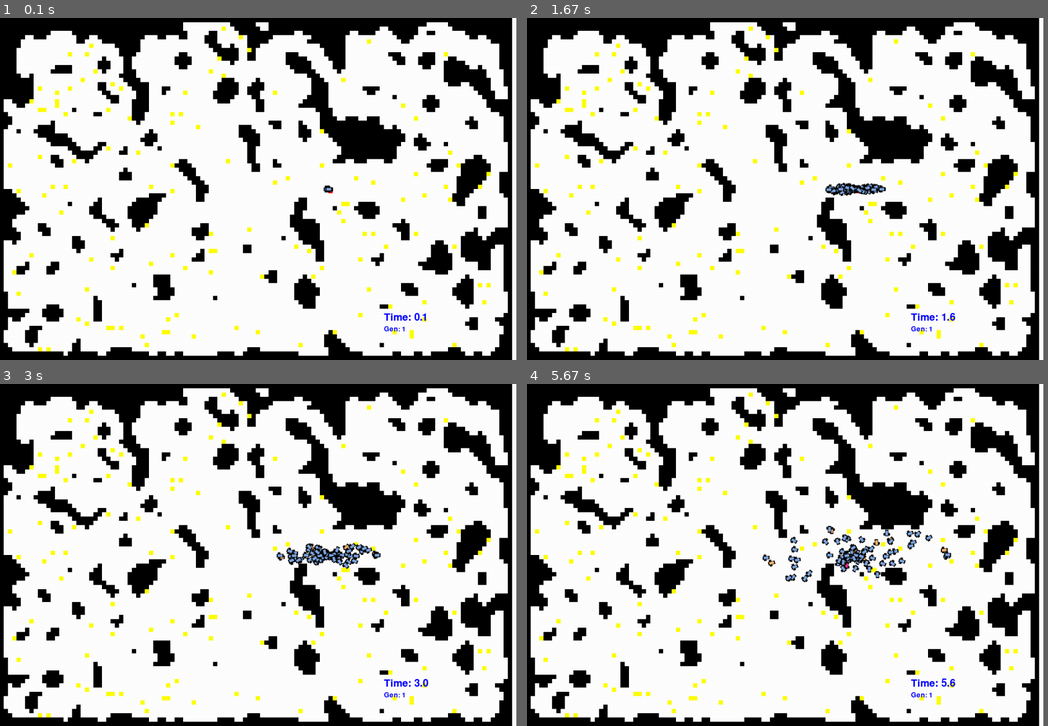
Above: before the commit, frames 1-4 (two rows, left to right).
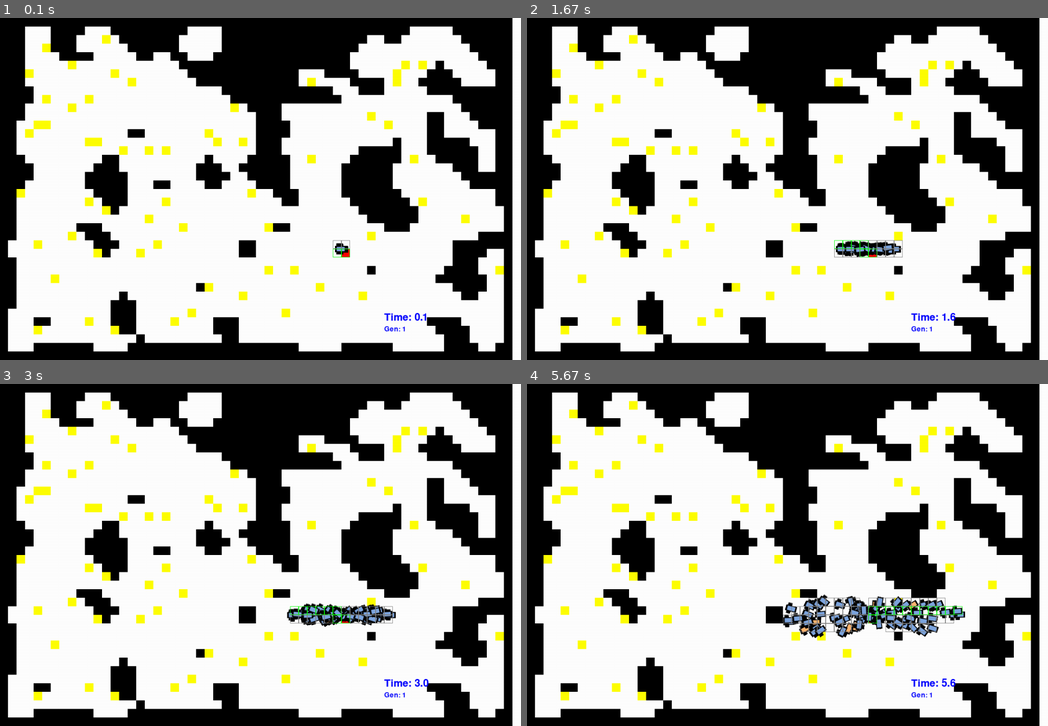
Above: after the commit, the same moments.

Repository: AnishJadoe/bioinspired
Game: pygame game, started from bioinspired/main.py
The game is run twice, just before and just after one commit, with the same random seed, the same clock (stepped at 60 frames per second) and the same inputs.
Inputs:
- Up to frame 1 (0.1 s): no input
- Up to frame 2 (1.67 s): no input
- Up to frame 3 (3 s): no input
- Up to frame 4 (5.67 s): no input
In our replay, the window is 892x590 before the commit and 900x590 after it. These sizes can differ from the game's own. Grey fills any space a smaller window leaves; there, only what the larger window draws over its background counts as a difference.

The runs differ from the first frame. In frame 1, 35% of the frame differs, in the area x 0-99%, y 0-100%; in frame 2, 35%; in frame 3, 36%; in frame 4, 38%.

Commit message:
robots can now collect tokens

Diff:
--- a/bioinspired/main.py
+++ b/bioinspired/main.py
@@ -10,12 +10,12 @@
 from src.utility.constants import *
 # seeds = [30,42,50,70,80,100]
 seeds = [30,42,50]
-epochs = 30
+epochs = 75
 time = 30 * 1000 # milliseconds
 n_robots = 80
 ls_cross_rate = [1]
 ls_mut_rate = [0.8,0.9,0.85]
-world = "bioinspired/src/world_map/maps/random_map_1.txt"
+world = "bioinspired/src/world_map/maps/random_map_small.txt"
 wm = WorldMap(skeleton_file=world)
 for seed in seeds:
     np.random.seed(seed)
--- a/bioinspired/manual_mode.py
+++ b/bioinspired/manual_mode.py
@@ -1,5 +1,5 @@
 from src.world_map.draw_functions import *
-from src.robots.robots import BaseManualRobot, DebugBot
+from src.robots.robots import BaseManualRobot, DebugBot, ForagingManualRobot
 from src.world_map.world_map import WorldMap
 from src.utility.run_simulation import manual_mode
 
@@ -13,7 +13,7 @@
 
 
 map = r"bioinspired/src/world_map/maps/follow_token_map.txt"
-wm = WorldMap(skeleton_file=map, map_width=60, map_height=40, tile_size=15)
+wm = WorldMap(skeleton_file=map)
 
 
-manual_mode(wm, DebugBot, draw_func)
+manual_mode(wm, ForagingManualRobot, draw_func)
--- a/bioinspired/map_gen.py
+++ b/bioinspired/map_gen.py
@@ -8,4 +8,4 @@
 
 map_gen = MapGenerator(width=width, height=height, start_pos=start_pos, num_tokens=num_tokens)
 map_gen.generate_map()
-map_gen.save_map_to_file("bioinspired/src/world_map/maps/random_map_1.txt")
+map_gen.save_map_to_file("bioinspired/src/world_map/maps/random_map_small.txt")
--- a/bioinspired/src/controllers/controllers.py
+++ b/bioinspired/src/controllers/controllers.py
@@ -35,15 +35,16 @@
 
         if event.type in {pygame.KEYDOWN}:
             if event.key == pygame.locals.K_a:
-                vl = min(MAX_SPEED, vl+0.005 * M2P)
+                vl = min(MAX_SPEED, vl+25)
             elif event.key == pygame.locals.K_s:
-                vl = max(MIN_SPEED, vl-0.005 * M2P)
+                vl = max(MIN_SPEED, vl-25)
             elif event.key == pygame.locals.K_k:
-                vr = min(MAX_SPEED, vr + 0.005 * M2P)
+                vr = min(MAX_SPEED, vr + 25)
             elif event.key == pygame.locals.K_j:
-                vr = max(MIN_SPEED, vr - 0.005 * M2P)
+                vr = max(MIN_SPEED, vr - 25)
 
         return (vl,vr)
+
 
 class NeuroController(BaseController):
     def __init__(self,chromosome,n_inputs=N_INPUTS,n_outputs=N_OUTPUTS, n_hidden=N_HIDDEN):
--- a/bioinspired/src/robots/robots.py
+++ b/bioinspired/src/robots/robots.py
@@ -7,7 +7,7 @@
 from ..utility.constants import *
 from ..controllers.controllers import ManualController, NeuroController
 
-ROBOT_WIDTH = 15
+ROBOT_WIDTH = 25
 MAX_SPEED = 128
 
 token_map_cache = {}
@@ -175,16 +175,16 @@
             next_target = self.end_target
         return next_target
 
-    def find_nearby_items(robot, item_map, world_grid):
+    def find_nearby_items(robot, item_map, world_grid, min_range=3,max_range=4):
         nearby_items = []
         cell_x = int(robot.x // CELL_SIZE)
         cell_y = int(robot.y // CELL_SIZE)
         if (cell_x,cell_y) in nearby_items_cache:
             return nearby_items_cache[(cell_x,cell_y)]
-        min_range_x = max(0, cell_x - 3)
-        max_range_x = min(MAP_DIMS[0], cell_x + 4)
-        min_range_y = max(0, cell_y - 3)
-        max_range_y = min(MAP_DIMS[1], cell_y + 4)
+        min_range_x = max(0, cell_x - min_range)
+        max_range_x = min(MAP_DIMS[0], cell_x + max_range)
+        min_range_y = max(0, cell_y - min_range)
+        max_range_y = min(MAP_DIMS[1], cell_y + max_range)
 
         for i in range(min_range_x, max_range_x):
             for j in range(min_range_y, max_range_y):
@@ -232,6 +232,71 @@
         wall_collided = self._get_collision(nearby_obstacles)
         self._update_state(dt, wall_collided, event)
 
+class ForagingManualRobot(BaseManualRobot):
+    def __init__(self, startpos,targets,end_target,robot_id=1, special=False):
+        super().__init__(startpos,targets,end_target,robot_id, special)
+        self.controller = ManualController()
+        self.carrying = False
+        self.carried_target_id = None
+        self.startpos = startpos
+        self.targets_returned = 0
+
+
+    def _move_token(self):
+        self.current_target.x = self.x
+        self.current_target.y = self.y
+
+    def _check_task(self):
+        '''
+        Function to check if we have collided with a token, when this happens the
+        robot obtains a token
+        '''
+        target_reached = self.hitbox.collidelist(self.targets)
+        if target_reached == -1:
+            return
+
+        if self.current_target == self.targets[target_reached] and not self.carrying:
+            self.carrying = True
+            self.carried_target_id = target_reached
+
+        if self.carrying:
+            start_pos_cell_x = self.startpos[0] // CELL_SIZE
+            start_pos_cell_y = self.startpos[1] // CELL_SIZE
+            # Better carrying logic needed
+            self._move_token()
+            min_range_x = -1
+            max_range_x = 2
+            min_range_y = -1
+            max_range_y = 2
+            base_range = []
+            for i in range(min_range_x,max_range_x):
+                for j in range(min_range_y,max_range_y):
+                    base_range.append((start_pos_cell_x + i, start_pos_cell_y + j))
+
+            back_at_base = (self.x // CELL_SIZE,self.y // CELL_SIZE) in  base_range
+            # print(f"({self.x // CELL_SIZE},{self.y // CELL_SIZE}) == ({self.startpos[0] // CELL_SIZE},{self.startpos[1] // CELL_SIZE})")
+            if back_at_base:
+                print("Got Target at location")
+                self.targets.pop(self.carried_target_id)
+                self.carrying = False
+                self.targets_returned += 1
+                self.current_target = self._get_new_task()
+        # self.current_target = self._get_new_task()
+        return
+
+    def _get_new_task(self):
+        if not self.mission_complete:
+            closest_cell_index = find_closest_cell((self.x // CELL_SIZE, self.y // CELL_SIZE), self.targets)
+            next_target = self.targets[closest_cell_index]
+        else:
+            next_target = self.end_target
+        return next_target
+
+    def handler(self, dt, nearby_obstacles,event=None):
+        self._handle_map_boundaries()
+        wall_collided = self._get_collision(nearby_obstacles)
+        self._check_task()
+        self._update_state(dt, wall_collided, event)
 
 class BaseAutoBot(BaseRobot):
     def __init__(self, startpos,targets,end_target,robot_id, special=False):
@@ -413,6 +478,11 @@
         super().__init__(startpos,targets,end_target,robot_id,chromosome,n_hidden, special)
         self.visited_cells = set()
         self.searching = True
+        self.mental_map = np.zeros((MAP_DIMS[0],
+                            MAP_DIMS[1]))
+        self.current_view = self._get_current_view()
+        self.added_walls = False
+        self.map_size = 0
 
     def _get_new_task(self, nearby_tokens=None):
         if not self.mission_complete and nearby_tokens:
@@ -422,6 +492,18 @@
             return next_target
         else:
             return None
+
+    def _get_current_view(self):
+        cell_x = self.x // CELL_SIZE
+        cell_y = self.y // CELL_SIZE
+        min_range_x = max(0, cell_x - 2)
+        max_range_x = min(MAP_DIMS[0], cell_x + 3)
+        min_range_y = max(0, cell_y - 2)
+        max_range_y = min(MAP_DIMS[1], cell_y + 3)
+
+        current_view = self.mental_map[min_range_x:max_range_x,min_range_y:max_range_y]
+
+        return current_view
 
     def _check_task(self, nearby_tokens):
         '''
@@ -457,23 +539,72 @@
 
         return
 
+    def _update_state(self, dt: float, wall_collided: pygame.Rect,time: float):
+
+        if not self.tank_empty:
+            self.time_active = time
+            self.state = np.array([self.avg_velocity / MAX_SPEED, self.error_to_goal,self.angle_w_next_token,self.omega/(2*math.pi),self.energy_in_tank / MAX_ENERGY ,self.completed_map,*self.current_view.flatten(),*self.sensor[1:]]).reshape(-1,1)
+            self.vl,self.vr = self.controller.calculate_motor_speed(self.state)
+            self.avg_velocity = (self.vl + self.vr) / 2
+            self.omega = (self.vl - self.vr) / self.moment_of_inertia
+            self.theta += self.omega * dt
+
+            if self.theta >= math.pi:
+                self.theta -= 2 * math.pi
+            if self.theta <= -math.pi:
+                self.theta += 2 * math.pi
+
+            if self.collided:
+                self._handle_collision(wall_collided)
+            else:
+                cos_theta = math.cos(-self.theta)
+                sin_theta = math.sin(-self.theta)
+                self.x += self.avg_velocity * cos_theta * dt
+                self.y -= self.avg_velocity * sin_theta * dt
+
+            rounded_theta = bin_angle(self.theta,0.1)
+            if self.current_target:
+                delta_x = self.current_target.x - self.x
+                delta_y = self.current_target.y - self.y
+                r = np.hypot(delta_x,delta_y)
+
+                cos_theta = math.cos(rounded_theta)
+                sin_theta = math.sin(rounded_theta)
+                self.angle_w_next_token = calc_angle((cos_theta, sin_theta), (delta_x , delta_y )) / (math.pi)
+                self.error_to_goal = 1 - bound(r / self.shortest_route,0,2)
+                self.closeness.append(self.error_to_goal)
+            else:
+                self.angle_w_next_token = -1
+                self.error_to_goal = -1
+        else:
+            return
+
     def get_reward(self):
         closeness = sum(self.closeness)
         fitness = round(
-            W_TOKEN*self.targets_collected
+            3*self.targets_collected
             + closeness*W_CLOSE
             + self.collided_w_wall*0.1
-            + len(self.visited_cells) * 1.5
+            + len(self.visited_cells) * 0.3
             ,2)
         print(f"-------{self.id}--------")
-        print(f"T: {self.targets_collected*W_TOKEN}, Q: {W_QUICK*(self.targets_collected/self.time_active)}, \
-              Clo: {closeness*W_CLOSE}, Col: {self.collided_w_wall*W_COL}, Time: {(self.time_active)}, Vis: {(len(self.visited_cells) ) * 1.5}")
+        print(f"T: {self.targets_collected*3}, Q: {W_QUICK*(self.targets_collected/self.time_active)}, \
+              Clo: {closeness*W_CLOSE}, Col: {self.collided_w_wall*0.1}, Time: {(self.time_active)}, Vis: {(len(self.visited_cells) ) * 0.75}")
         print(f"Fitness: {fitness}")
         return fitness
 
-    def _update_cells_visited(self):
-        current_cell = (self.x // CELL_SIZE, self.y // CELL_SIZE)
-        self.visited_cells.add(current_cell)
+
+    def _update_mental_map(self, walls):
+        if not self.added_walls:
+            self.mental_map = self.mental_map - walls[:self.mental_map.shape[0],:self.mental_map.shape[1]]
+            self.map_size = np.sum(self.mental_map == 0)
+            self.added_walls = True
+
+        cell_x = int(self.x // CELL_SIZE)
+        cell_y = int(self.y // CELL_SIZE)
+        self.visited_cells.add((cell_x,cell_y))
+        self.mental_map[cell_x][cell_y] = 1
+        self.completed_map = len(self.visited_cells)/self.map_size
         return
 
 
@@ -482,14 +613,14 @@
 
         nearby_obstacles = self.find_nearby_items(world_map.wall_map,world_map.spatial_grid)
         token_map = build_token_map(self.targets)
-        nearby_tokens = self.find_nearby_items(token_map,world_map.spatial_grid)
+        nearby_tokens = self.find_nearby_items(token_map,world_map.spatial_grid, min_range=6,max_range=7)
         self._check_task(nearby_tokens)
 
         wall_collided = self._get_collision(nearby_obstacles)
         self._update_sensors(nearby_obstacles)
         self._update_tank()
+        self._update_mental_map(world_map.wall_map)
         self._update_state(dt, wall_collided, time)
-        self._update_cells_visited()
         self._save_state(time)
 
 class DebugBot(BaseManualRobot, BaseAutoBot):
--- a/bioinspired/src/utility/constants.py
+++ b/bioinspired/src/utility/constants.py
@@ -1,12 +1,12 @@
 # Map
 START_POSITION = (19, 18) # Has to be + 10
-MAP_DIMS = (120,80)
-CELL_SIZE = 10
+MAP_DIMS = (60,40)
+CELL_SIZE = 20
 MAP_SIZE = (MAP_DIMS[0]*CELL_SIZE,MAP_DIMS[1]*CELL_SIZE)
-N_TOKENS = 125
+N_TOKENS = 60
 # Neural Network
-N_INPUTS = 10
-N_HIDDEN = 5
+N_INPUTS = 36
+N_HIDDEN = 6
 N_OUTPUTS = 2
 
 # COLORS
@@ -20,9 +20,10 @@
 SENSOR_COLORS = [RED,DARK_GREEN,PURPLE,ORANGE,BLUE]
 YELLOW = (255, 255, 0, 255)
 BLACK = (0, 0, 0, 255)
+GRAY = (128,128,128)
 
 # Weights
-W_TOKEN = 15
+W_TOKEN = 5
 W_QUICK = 300
 W_CLOSE = 0.05
 W_COL = 0.01
--- a/bioinspired/src/utility/run_simulation.py
+++ b/bioinspired/src/utility/run_simulation.py
@@ -1,7 +1,7 @@
 from typing import List
 from src.robots.robots import BaseManualRobot, BaseRobot, TankNeuroRobot
 from src.utility.functions import find_nearby_obstacles
-from src.world_map.draw_functions import draw_end_pos, draw_gen, draw_line_to_next_token, draw_motor_speed, draw_next_token, draw_robot, draw_sensor_activation, draw_sensor_orientation, draw_tank_percentage, draw_time
+from src.world_map.draw_functions import draw_end_pos, draw_gen, draw_line_to_next_token, draw_motor_speed, draw_next_token, draw_robot, draw_sensor_activation, draw_sensor_orientation, draw_tank_percentage, draw_time, draw_visited_tiles
 from ..world_map.world_map import WorldMap
 from ..robots.robot import Robot
 import pygame
@@ -21,6 +21,7 @@
     profiler.disable()
     profiler.dump_stats(file_name)
     return robot
+
 
 # MAIN GAME LOOP
 def run_simulation(wm: WorldMap, time,robot_type,  pop, n_robots, gen):
@@ -61,6 +62,7 @@
     dt = 0.01
     tokens_collected = []
     all_tanks_empty = False
+    visited_cells = set()
     # Simulation loop
     while (not all_tanks_empty and running):
         clock.tick(30)
@@ -83,6 +85,8 @@
             elif robot.mission_complete:
                 print(f"Robot {robot.id} finished")
                 running = False
+            for cell in robot.visited_cells:
+                visited_cells.add(cell)
             draw_robot(robot,wm.surf)
             # if token_to_collect:
             #     draw_line_to_next_token(robot,token_to_collect,wm.surf)
@@ -91,6 +95,17 @@
         # else:
         #     draw_end_pos(wm.end_pos,wm.surf)
 
+        best_robot = 0
+        best_cells_visited = 0
+        for idx,robot in enumerate(robots):
+            if robot.visited_cells:
+                if len(robot.visited_cells) > best_cells_visited:
+                    best_cells_visited = len(robot.visited_cells)
+                    best_robot = idx
+
+        draw_visited_tiles(visited_cells,wm.spatial_grid,wm.surf, GRAY)
+        draw_visited_tiles(robots[best_robot].visited_cells,wm.spatial_grid,wm.surf)
+
 
         draw_time(wm.surf, ((pygame.time.get_ticks() - loadtime)/1000))
         draw_gen(wm.surf,gen)
@@ -112,7 +127,7 @@
     robot = robot_type((wm.start_pos.x, wm.start_pos.y), end_target=wm.end_pos,
                   chromosome=chromosome, targets=wm.tokens, robot_id=1)
     running = True
-    dt = 0
+    dt = 0.01
     # Simulation loop
     while pygame.time.get_ticks() <= (time+loadtime) and running:
         if robot.reached_end:
@@ -123,7 +138,6 @@
                 running = False
         timestamp = (pygame.time.get_ticks()/1000)
         # Update frame by redrawing everything
-        dt = (pygame.time.get_ticks() - lasttime) / 1000
         wm.update_map()
         nearby_obstacles = find_nearby_obstacles(robot,wm)
         robot.handler(nearby_obstacles=nearby_obstacles, dt=dt, time=timestamp)
@@ -154,7 +168,7 @@
         ls_robots.append(Robot((wm.start_pos.x, wm.start_pos.y),endpos=wm.end_pos, width=20,
                     chromosome=chromosome, token_locations=wm.tokens.copy(), special_flag=True))
     running = True
-    dt = 0
+    dt = 0.01
     tokens_collected = []
     # Simulation loop
     while pygame.time.get_ticks() <= (time+loadtime) and running:
@@ -163,8 +177,7 @@
             if event.type == pygame.QUIT:
                 running = False
 
-        # Update frame by redrawing everything
-        dt = (pygame.time.get_ticks() - lasttime) / 1000
+
         timestamp = pygame.time.get_ticks()/1000
         wm.update_map()
         for robot in ls_robots:
@@ -194,7 +207,7 @@
     pygame.init()
     wm.build_map()
 
-    dt = 0
+    dt = 0.01
     lasttime = pygame.time.get_ticks()
     loadtime = lasttime
     running = True
@@ -207,13 +220,14 @@
         clock.tick(30)
         wm.update_map()
 
+
         nearby_obstacles = find_nearby_obstacles(robot,wm)
         for event in pygame.event.get():
             if event.type == pygame.QUIT:
                 running = False
             robot.handler(nearby_obstacles=nearby_obstacles,dt=dt,event=event)
         robot.handler(nearby_obstacles=nearby_obstacles, dt=dt)
-        dt = (pygame.time.get_ticks() - lasttime) / 1000
+
 
         draw_robot(robot,wm.surf)
         draw_time(wm.surf, (pygame.time.get_ticks()- loadtime)/1000)
--- a/bioinspired/src/world_map/draw_functions.py
+++ b/bioinspired/src/world_map/draw_functions.py
@@ -108,6 +108,13 @@
 def draw_robot_bb(robot,world):
     pygame.draw.rect(world,RED,robot.hitbox, width=1)
 
+def draw_visited_tiles(visited_cells, spatial_grid,world, color=DARK_GREEN ):
+    for cell in visited_cells:
+        x = cell[0]
+        y = cell[1]
+        cell_to_draw = spatial_grid[x][y]
+        pygame.draw.rect(world,color,cell_to_draw[0], width=1)
+
 
 # def draw_next_token(robot,world):
 #     pygame.draw.line(world,BLUE, (robot.x,robot.y), (robot.next_token.x,robot.next_token.y))
--- /dev/null
+++ b/bioinspired/src/world_map/maps/random_map_small.txt
@@ -0,0 +1,40 @@
+************************************************************
+***---****---*********----**********************-----*******
+***---***---T-*******-----*****************--**-------******
+***--T***------******-----****************-------------*****
+***----****-----**--**---****************---------------****
+***-----T------------********************------T-T-*-----***
+***T---------T--------*************---****----T---***-----**
+***------------T-------************-T----****-T--*****----**
+****----------------------*************---***-----**********
+****-T----T----------------*************-------------*******
+***-----T------------------T-****---------------------******
+***---------------------------***----------T------**---*****
+**--TT------------------------****-----------T----**----****
+**-T-----------**-------T-----****----------------**------**
+**--------TT-------------T--T-***-------------*---*****---**
+**------------T--T-T----------***---------*****---******--**
+***---------**----------*----*****--T----******-T--*****--**
+****-------***---------***--******------******-------***--**
+****------*****--------****--*****------******--------******
+***-------*****---**----**----****------******---------*****
+**T--------****--------------T--***-----*******-----------**
+**--------T-***----T-------------**------*******-T--------**
+**----------T*----------------------------*******----------*
+**---------------T-------------------------******-----T----*
+**-------***---------T---------T**-----------***-----------*
+**------T-***------------------------------T------------****
+*---T------***----T---------**-----------------------*******
+*----------T*---T-----------**----------S------------****--*
+**---------------------------------------------------***---*
+**-----------------------------T--T--------*--------****--T*
+**----T--------------------------------------------******--*
+**---------------------*T------------T---------------****--*
+**------------*-------------T-------------T-----------**---*
+**-----------***-------------------------------------------*
+*------------***------T----------T-------------------------*
+*---**----T--***----T----***----------------------****-----*
+*---T--------T**---------***-----------------------****----*
+*---------------*---------**------------------------***----*
+*---*******----********************-----******------****--**
+************************************************************
--- a/bioinspired/src/world_map/world_map.py
+++ b/bioinspired/src/world_map/world_map.py
@@ -59,6 +59,14 @@
         x, y = token.x // self.tile_size, token.y // self.tile_size
         self.spatial_grid[int(x)][int(y)].append(token)
 
+    def _add_movable_tile(self,move_tile):
+        x, y = move_tile.x // self.tile_size, move_tile.y // self.tile_size
+        self.spatial_grid[int(x)][int(y)].append(move_tile)
+
+    def _add_start_tile(self,start_tile):
+        x, y = start_tile.x // self.tile_size, start_tile.y // self.tile_size
+        self.spatial_grid[int(x)][int(y)].append(start_tile)
+
     def _load_skeleton_file(self, file):
         return open(file, "r")
 
@@ -85,9 +93,11 @@
                 if char == "-":
                     self._draw_move_tiles(obj)
                     self.movable_tiles.append(obj)
+                    self._add_movable_tile(obj)
                 if char == "S":
                     self._draw_start_position(obj)
                     self.start_pos = obj
+                    self._add_start_tile(obj)
                 if char == "E":
                     self._draw_end_position(obj)
                     self.end_pos = obj
--- a/bioinspired/tempCodeRunnerFile.py
+++ /dev/null
@@ -1 +0,0 @@
-from src.robots.robots import SearchingTankNeuroRobot, TankNeuroRobot
